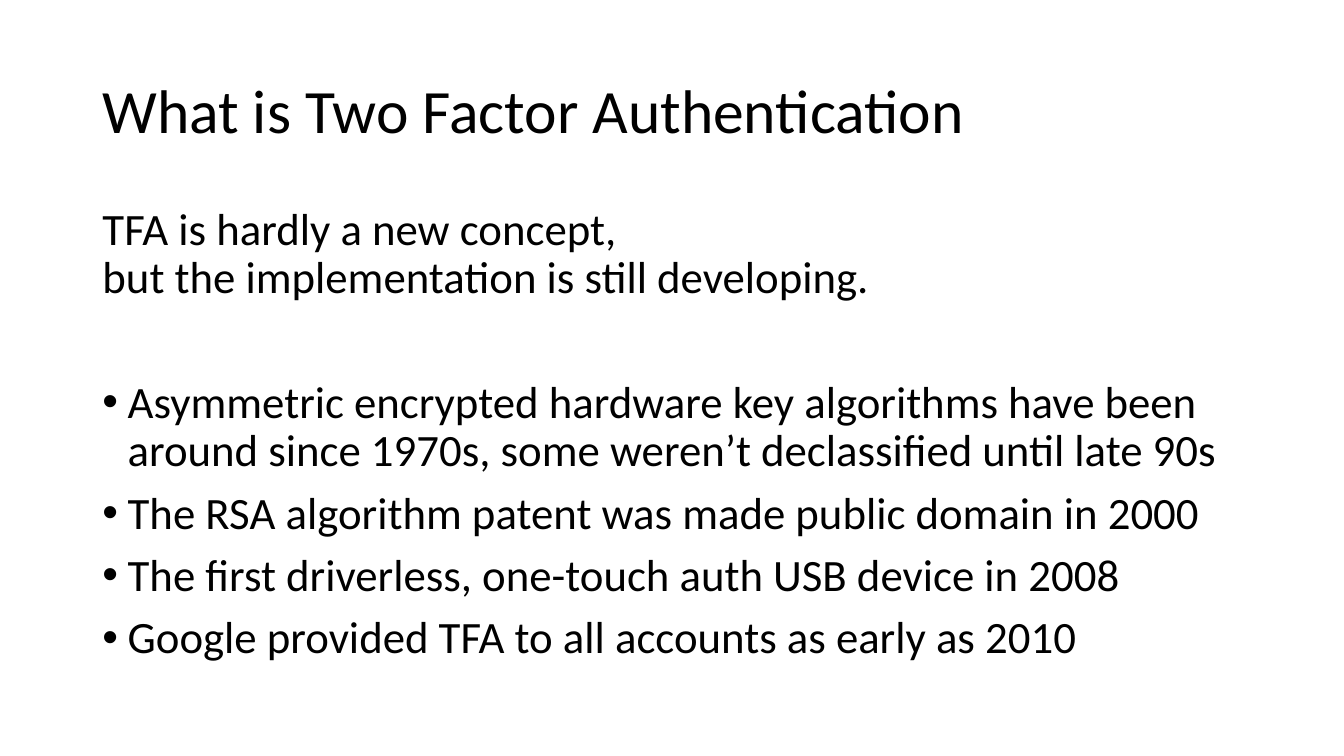
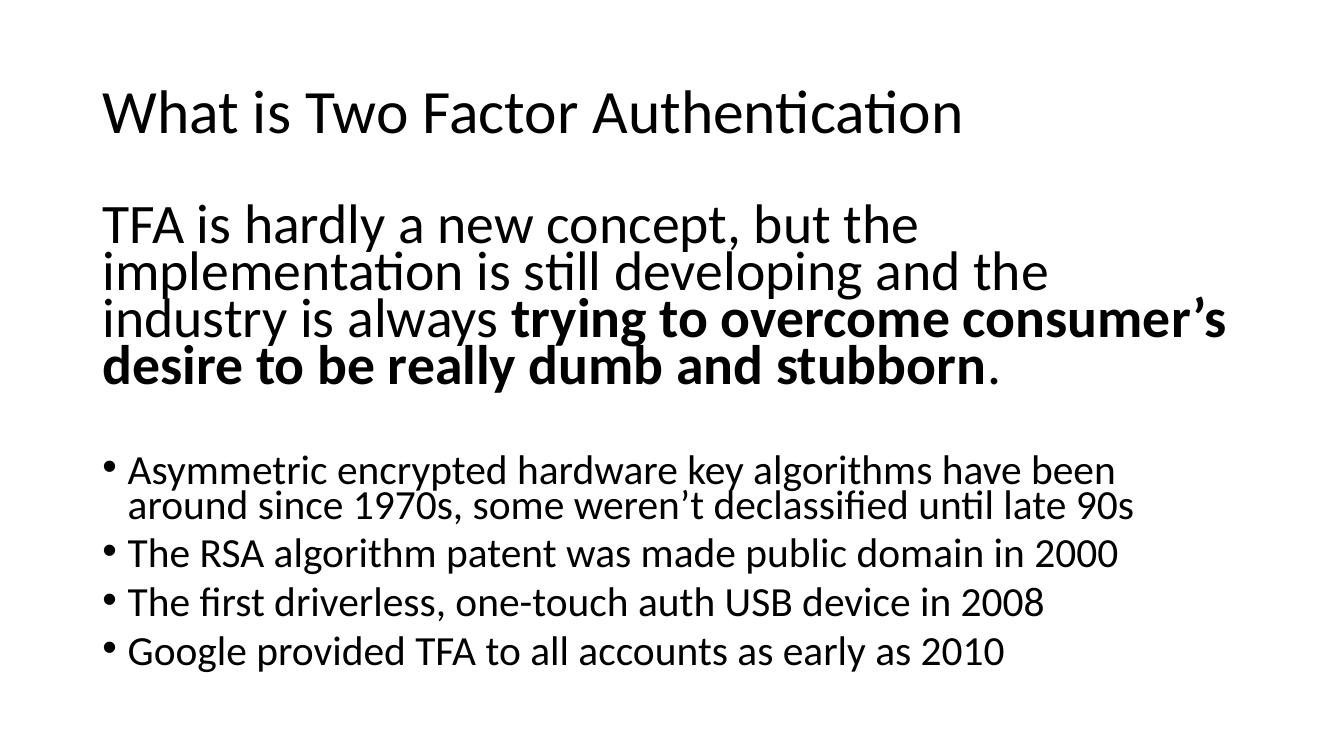
Before and after one commit to williamadba/Public-Presentations, a slide deck: slide 13 of Personal Practical Cybersecurity/Personal Practical Cybersecurity.pptx. Drawn at 1344x756 pixels with LibreOffice and Linux fonts; fonts in the diff are those of the drawing. Boxes give left, top, right and bottom in pixels: in the first picture for what was removed or moved away, otherwise in the second. Text is boxed around its words. In the diff, an @@ line names an element or a change of style, - is before the commit and + after.

```diff
--- a/Personal Practical Cybersecurity/Personal Practical Cybersecurity.pptx
+++ b/Personal Practical Cybersecurity/Personal Practical Cybersecurity.pptx
@@ text at box(102, 204, 1227, 393): text changed; size 32 to 39.8 pt @@
-TFA is hardly a new concept,
-but the implementation is still developing.
+TFA is hardly a new concept, but the implementation is still developing and the industry is always trying to overcome consumer’s desire to be really dumb and stubborn.
@@ text at box(128, 455, 1134, 672): size 32 to 29.6 pt in "Asymmetric encrypted hardware key algorithms have been ...", "The RSA algorithm patent was made public ...", "The first driverless, one-touch auth USB device ...", "Google provided TFA to all accounts as ..."; line spacing 0.9 to 0.7 @@
```
Also in this commit, not shown: 18 other slides changed, 1 slide added, 1 slide removed.
